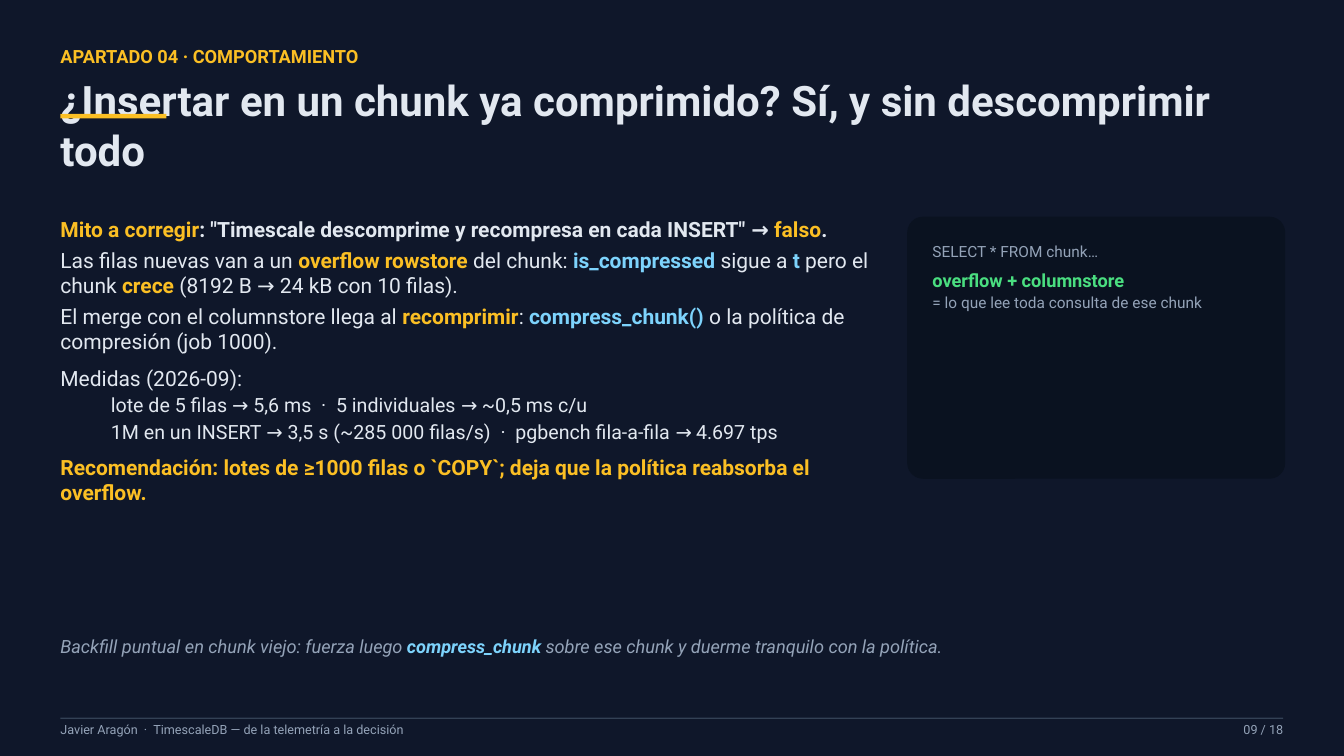
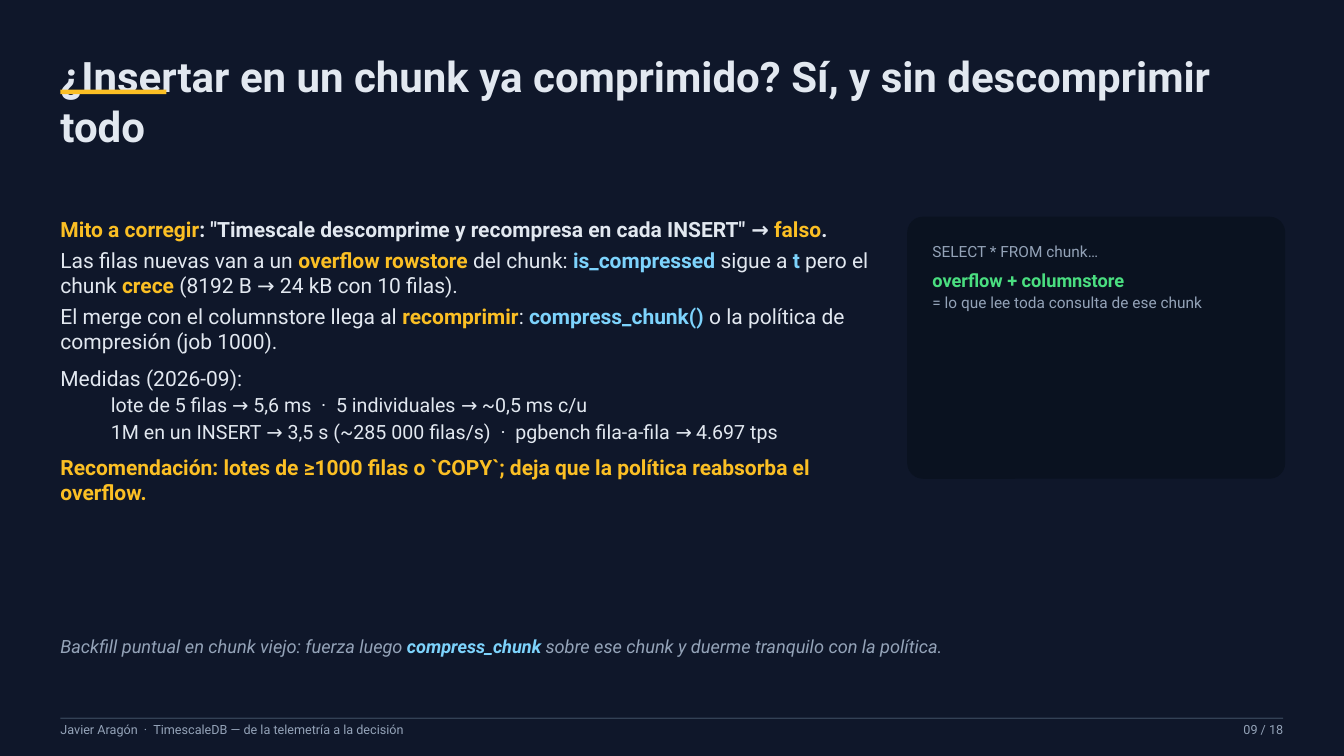
Before and after one commit to xavipuerto/autometrics-demo, a slide deck: slide 9 of presentacion/TimescaleDB-PPT-Javier.pptx. Drawn at 1344x756 pixels with LibreOffice and Linux fonts; fonts in the diff are those of the drawing. Boxes give left, top, right and bottom in pixels: in the first picture for what was removed or moved away, otherwise in the second. Text is boxed around its words. In the diff, an @@ line names an element or a change of style, - is before the commit and + after.

```diff
--- a/presentacion/TimescaleDB-PPT-Javier.pptx
+++ b/presentacion/TimescaleDB-PPT-Javier.pptx
@@ text "¿Insertar en un chunk ya ...": place and size @@
-text "¿Insertar en un chunk ya ..." at box(60, 84, 1210, 125)
+text "¿Insertar en un chunk ya ..." at box(60, 60, 1210, 101)
@@ text removed at box(60, 50, 359, 63) @@
-APARTADO 04 · COMPORTAMIENTO
@@ rectangle: place and size @@
-rectangle at box(60, 114, 166, 118)
+rectangle at box(60, 90, 166, 94)
```
Also in this commit, not shown: 14 other slides changed, 1 slide added, 1 slide removed, 2 other files.
